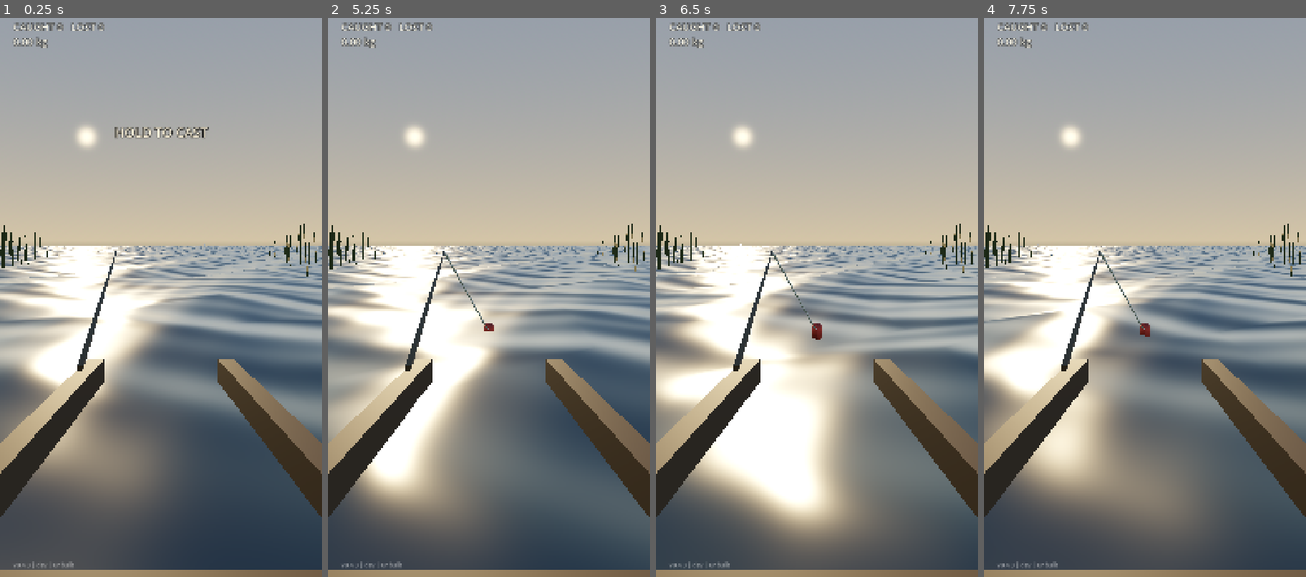
Above: before the commit, frames 1-4 (left to right).
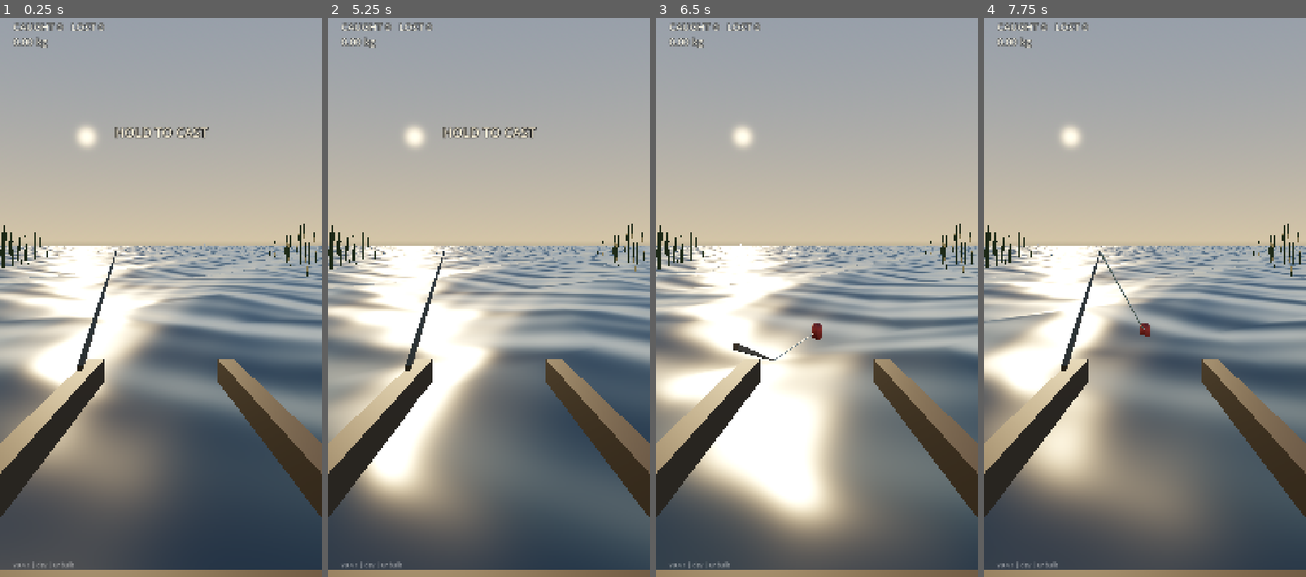
Above: after the commit, the same moments.

Repository: gideon6222/stillwater
Game: Godot game, scene res://src/game/main.tscn
Two runs of this game, one before a commit and one after it. Both use one fixed random seed, a clock stepped at 60 frames per second and the inputs below.
Inputs (mouse positions are in pixels of both pictures, inside the frame that each line leads up to):
- Up to frame 1 (0.25 s): no input
- Up to frame 2 (5.25 s): move the mouse to (559, 263) at 0.52 s; click (559, 263) at 0.67 s; move the mouse to (424, 319) at 1.27 s; click (424, 319) at 1.42 s; move the mouse to (521, 163) at 2.02 s; click (521, 163) at 2.17 s; move the mouse to (472, 403) at 2.77 s; click (472, 403) at 2.92 s; move the mouse to (585, 375) at 3.52 s; click (585, 375) at 3.67 s; move the mouse to (392, 202) at 4.27 s; click (392, 202) at 4.42 s; move the mouse to (505, 291) at 5.02 s; click (505, 291) at 5.17 s
- Up to frame 3 (6.5 s): move the mouse to (768, 146) at 5.77 s; click (768, 146) at 5.92 s
- Up to frame 4 (7.75 s): move the mouse to (1215, 263) at 6.52 s; click (1215, 263) at 6.67 s; move the mouse to (1080, 319) at 7.27 s; click (1080, 319) at 7.42 s

The runs differ from the first frame. In frame 1, less than 0.1% of the frame differs, in the area x 8-10%, y 97-99%; in frame 2, 0.5%; in frame 3, 0.5%, in the area x 8-50%, y 41-99%; in frame 4, less than 0.1%.

Commit message:
Fix three that shipped: invisible gauges, no way out, inverted rod
All three reported on the phone, all three mine, and each one had a test nearby
that was looking slightly past it.

THE GAUGES WERE NEVER VISIBLE. `visible` was being set INSIDE the draw callback,
which is a latch: a hidden Control never receives `draw` again, so the first
frame in any other state switched it off for good. Both bars anchored correctly,
sized correctly, and drew nothing. Visibility now lives in `_sync_bars`, which
runs every frame regardless.

The general form is worth keeping: **a callback must not decide whether it is
called.** Anything that gates its own invocation can only fail closed.

It also explains why the screenshot looked fine - that capture froze mid-fight,
which is the one state in which the bug cannot appear. `scripts/shot.gd` now
takes a STATE to stop at, so the short moments can be photographed on purpose
instead of by luck.

NO WAY BACK FROM A DEAD CAST. "i cant recast or anything." With a lure in the
water and no bite, `hold_cast` is refused and a tap only spooked - so there was
no route to the boat at all. `reel_in()` existed the whole time, the suite tested
it, and it passed, because nothing in the renderer ever called it.

**A way out that only the simulation knows about is not a way out.** A tap on a
dead cast now winds the line in; a tap at a NIBBLE still spooks, which is the one
place a mistimed tap should cost anything.

THE ROD WAS INVERTED. "it pushes down and flings up when you let go." A positive
X rotation points the tip DOWN in Godot, so lifting back to cast has to be
NEGATIVE and a fish bending it forward POSITIVE - both were the wrong way round.
The sign convention is now written down where it is used, and `back` and `bend`
are positive quantities meaning what they say.

New assertions for each: the gauges are visible in their own state AND come back
after being hidden; a tap on a dead cast returns to IDLE and the next cast
leaves the rod; the rod goes UP when charged, swings forward past rest on
release, and only bends down under a fish.

62 tests, 5,235 assertions, 57 smoke assertions.

Co-Authored-By: Claude Opus 5 <noreply@anthropic.com>

Diff:
--- a/scripts/shot.gd
+++ b/scripts/shot.gd
@@ -27,14 +27,27 @@
 ## **Play it, do not watch it.** A passive run is a picture of the game not
 ## being played, and the drawing paths that only fire on an impact never run.
 
+## A second argument names a STATE to stop at, which matters more than it sounds.
+##
+##   godot --path . --resolution 460x996 --script res://scripts/shot.gd -- 60 hooking
+##
+## Capturing "at 24.5 seconds" means guessing which moment of the game that is,
+## and the moments worth photographing are the short ones - the hook bar is up
+## for about three seconds a cast. Both HUD gauges shipped invisible partly
+## because the one screenshot taken of them happened to land mid-fight, which is
+## the single state in which that bug does not show.
 var _main
 var _frames := 0
 var _seconds := 12.0
+var _until := ""
 
 
 func _initialize() -> void:
-	for a in OS.get_cmdline_user_args():
-		_seconds = float(a)
+	var args := OS.get_cmdline_user_args()
+	if args.size() > 0:
+		_seconds = float(args[0])
+	if args.size() > 1:
+		_until = String(args[1])
 
 	var scene: PackedScene = load("res://src/game/main.tscn")
 	_main = scene.instantiate()
@@ -47,8 +60,12 @@
 	var step := 1.0 / 60.0
 	var mem := {}
 	for i in int(round(_seconds / step)):
+		if _until != "" and _main.sim.state == _until:
+			break
 		Policies.act(Policies.HUMAN, _main.sim, step, mem)
 		_main.advance(step, step)
+	if _until != "" and _main.sim.state != _until:
+		printerr("never reached state '%s' in %.1fs" % [_until, _seconds])
 
 
 func _process(_delta: float) -> bool:
--- a/src/changelog.gd
+++ b/src/changelog.gd
@@ -12,13 +12,13 @@
 ## refactored; one line each; newest first. Add this from day one. On an
 ## earlier game it arrived far too late to be as useful as it should have been.
 
-const VERSION := "0.4.0"
+const VERSION := "0.4.1"
 
 const RELEASES := [
 	{
-		"version": "0.4.0",
+		"version": "0.4.1",
 		"date": "2026-09-09",
-		"title": "Two minigames, and gauges you can see",
+		"title": "The gauges actually appear now",
 		"notes": [
 			"HOOK IT: a marker sweeps a bar. Tap while it is in the green.",
 			"Dead centre starts the fight already up to pressure.",
@@ -28,7 +28,9 @@
 			"When the fish RUNS the needle climbs on its own. Stop tapping.",
 			"The bar flashes just before a run. Watch for it.",
 			"Gauges are at the top now, so your thumb never covers them.",
-			"The rod lifts back to cast and only bends when a fish is on.",
+			"The rod lifts UP AND BACK to cast, then swings forward. Only a fish bends it.",
+			"Fixed: neither gauge was ever visible. They are now.",
+			"Fixed: tap to wind a dead cast back in. You could get stuck with a line out.",
 		],
 	},
 ]
--- a/src/game/main.gd
+++ b/src/game/main.gd
@@ -663,11 +663,25 @@
 	_ui.add_child(_stamp)
 
 
-## Redraw the bars. Their SIZE is anchors, so nothing here has to compute it -
-## see the note where they are built.
+## Show, hide and redraw the bars. Their SIZE is anchors, so nothing here has to
+## compute it - see the note where they are built.
+##
+## **Visibility is set HERE, never inside the draw callback.**
+##
+## It was, and it shipped. `_draw_hook_bar` began with
+## `_hook_bar.visible = (state == HOOKING)`, which is a LATCH: a hidden Control
+## never receives `draw` again, so the first frame in any other state switched it
+## off permanently and NEITHER GAUGE WAS EVER SEEN on the phone. It survived my
+## screenshot because that capture happened to freeze mid-fight - the one state
+## in which the bug cannot appear.
+##
+## The general form, worth carrying: **a callback must not decide whether it is
+## called.** Anything that gates its own invocation can only ever fail closed.
 func _sync_bars() -> void:
 	if _hook_bar == null or _tension_bar == null:
 		return
+	_hook_bar.visible = sim.state == Sim.HOOKING
+	_tension_bar.visible = sim.state == Sim.FIGHTING
 	_hook_bar.queue_redraw()
 	_tension_bar.queue_redraw()
 
@@ -679,9 +693,7 @@
 ## same numbers the rules use, so what the player aims at and what is scored
 ## cannot drift apart.
 func _draw_hook_bar() -> void:
-	var showing := sim.state == Sim.HOOKING
-	_hook_bar.visible = showing
-	if not showing:
+	if sim.state != Sim.HOOKING:
 		return
 	var w := _hook_bar.size.x
 	var h := _hook_bar.size.y
@@ -711,9 +723,7 @@
 ## needle climbs with the player's thumb completely still, and they work out on
 ## their own that the answer is to stop tapping.
 func _draw_tension_bar() -> void:
-	var showing := sim.state == Sim.FIGHTING
-	_tension_bar.visible = showing
-	if not showing:
+	if sim.state != Sim.FIGHTING:
 		return
 	var w := _tension_bar.size.x
 	var h := _tension_bar.size.y
@@ -884,43 +894,55 @@
 	if _rod == null:
 		return
 
-	var swing := 0.0   ## positive is back, over the shoulder
-	var bend := 0.0    ## positive is forward, under load
+	# SIGN CONVENTION, because getting it wrong shipped once.
+	#
+	# The rod points along its own +Z. A POSITIVE rotation about X maps
+	# (0,0,1) -> (0,-sin,cos), which points the tip DOWN. So:
+	#
+	#   negative X  =  tip up and back   (loading a cast)
+	#   positive X  =  tip down and forward   (the throw, and a fish pulling)
+	#
+	# The first version had both inverted, and the report was exactly that:
+	# "it pushes down and flings up when you let go".
+	#
+	# `back` and `bend` below are both written as POSITIVE quantities meaning
+	# what they say, and the sign is applied once, at the bottom.
+	var back := 0.0    ## degrees lifted up and behind the shoulder
+	var bend := 0.0    ## degrees the tip is pulled down and forward
 
 	match sim.state:
 		Sim.CHARGING:
-			swing = sim.charge * CAST_BACK
+			back = sim.charge * CAST_BACK
 		Sim.FLYING:
-			# The forward swing, then a settle. Starts from wherever the charge
-			# had it, throws through the rest angle, and eases back.
+			# The throw: from wherever the charge had it, forward THROUGH the
+			# rest angle. `back` goes negative here, which is the same axis
+			# continuing past zero rather than a second motion.
 			var k := clampf(sim.state_time / CAST_SWING_TIME, 0.0, 1.0)
-			var from := sim.charge * CAST_BACK
-			swing = lerpf(from, -CAST_THROW, k)
-		Sim.SINKING, Sim.WAITING, Sim.NIBBLING, Sim.HOOKING:
-			# Ease the throw out over the next moment rather than snapping back,
-			# so the cast reads as one continuous motion.
+			back = lerpf(sim.charge * CAST_BACK, -CAST_THROW, k)
+		Sim.SINKING:
+			# Ease out of the throw rather than snapping back, so the whole cast
+			# reads as one continuous motion.
 			var settle := clampf(sim.state_time / 0.45, 0.0, 1.0)
-			swing = lerpf(-CAST_THROW, 0.0, settle) if sim.state == Sim.SINKING else 0.0
+			back = lerpf(-CAST_THROW, 0.0, settle)
 		Sim.FIGHTING:
-			bend = clampf(sim.tension / Tuning.TENSION_MAX, 0.0, 1.0)
+			bend = clampf(sim.tension / Tuning.TENSION_MAX, 0.0, 1.0) * ROD_BEND
 		_:
 			pass
 
 	# A rod near breaking shivers. Cosmetic, so `randf` would be legal - but it
 	# is keyed on the sim's own clock so two screenshots of the same second are
 	# identical, which is what makes them comparable at all.
-	var shiver := 0.0
 	if sim.state == Sim.FIGHTING and sim.danger() > 0.3:
-		shiver = sin(sim.time * 47.0) * (sim.danger() - 0.3) * 3.0
-
-	var total_bend := bend * ROD_BEND + shiver
+		bend += sin(sim.time * 47.0) * (sim.danger() - 0.3) * 3.0
+
 	for i in _rod_chain.size():
-		var share: float = ROD_CURVE[i] * total_bend
+		var share: float = ROD_CURVE[i] * bend
 		if i == 0:
-			# The butt carries the whole swing plus its share of the bend.
-			_rod_chain[i].rotation_degrees = Vector3(-14.0 + swing - share, 0.0, 9.0)
+			# The butt carries the whole swing plus its share of the bend. Both
+			# are down-positive, and `back` is a lift, so it subtracts.
+			_rod_chain[i].rotation_degrees = Vector3(-14.0 - back + share, 0.0, 9.0)
 		else:
-			_rod_chain[i].rotation_degrees = Vector3(-share, 0.0, 0.0)
+			_rod_chain[i].rotation_degrees = Vector3(share, 0.0, 0.0)
 	_update_rod_tip()
 
 
--- a/src/sim/sim.gd
+++ b/src/sim/sim.gd
@@ -171,9 +171,23 @@
 			taps += 1
 			tension = clampf(tension + Tuning.TAP_KICK, 0.0, Tuning.TENSION_MAX)
 			tapped.emit()
-		WAITING, NIBBLING:
-			# Tapping at nothing puts them off. That is what makes the hook
-			# minigame a decision rather than something to mash through.
+		WAITING:
+			# **A tap on a dead cast winds the line in.** It used to spook, which
+			# left a player waiting for a bite that never came with NO way back to
+			# the boat: `hold_cast` is refused while a line is out, and tapping
+			# only reset a timer. It shipped, and the report was "I cant recast or
+			# anything".
+			#
+			# `reel_in` existed the whole time and nothing in the renderer called
+			# it. The suite checked the way out of every state the SIM has, and
+			# never that the game offered one - **a way out only the simulation
+			# knows about is not a way out.**
+			_enter(IDLE)
+			_clear_fish()
+		NIBBLING:
+			# Striking at a fish that is only interested puts it off. This is the
+			# one place a mistimed tap should cost anything, because there is
+			# something on the line to lose.
 			spook_timer = Tuning.SPOOK_TIME
 			_enter(WAITING)
 		_:
--- a/test/run_smoke.gd
+++ b/test/run_smoke.gd
@@ -119,6 +119,29 @@
 
 	var hook_bar: Control = main._hook_bar
 	var gauge: Control = main._tension_bar
+
+	# **THE GAUGE IS ACTUALLY ON SCREEN.**
+	#
+	# The assertion that was missing, and its absence shipped a build in which
+	# NEITHER gauge was ever visible. `visible` was being set inside the draw
+	# callback, which is a latch - a hidden Control never receives `draw` again,
+	# so the first frame in any other state switched it off for good. Every
+	# property below still passed, because anchors and offsets are correct on a
+	# control nobody can see.
+	#
+	# So: check it is showing when it should be, AND that it comes back after
+	# being hidden, which is the half a single snapshot cannot catch.
+	_t.ok(gauge.visible, "the tension gauge is not visible during a fight")
+	_t.ok(not hook_bar.visible, "the hook bar is still up during a fight")
+
+	main.freeze(1)
+	main.advance(0.1)
+	_t.ok(not gauge.visible, "the tension gauge is up before anything is hooked")
+	_t.ok(_drive_until(main, Sim.HOOKING, 180.0), "the hook bar can be reached")
+	_t.ok(hook_bar.visible, "the hook bar never comes back once it has been hidden")
+
+	_t.ok(_drive_until(main, Sim.FIGHTING, 180.0), "a fish can be hooked again")
+	_t.ok(gauge.visible, "the tension gauge never comes back once it has been hidden")
 
 	# Both live in the TOP third. A readout the thumb can rest on is the whole of
 	# the first note.
@@ -178,11 +201,29 @@
 	var bend: float = main.rod_bend_degrees()
 	_t.lt(bend, 1.0, "the rod BENDS while being charged - a cast is a swing, not a load")
 
-	# And the butt has actually moved, so it is swinging rather than doing
-	# nothing at all.
+	# And it lifts UP AND BACK, not down.
+	#
+	# The direction is the whole of the note this test exists for: "the rod
+	# should be straight initially lift the rod up and back... but it pushes down
+	# and flings up when you let go". A positive X rotation points the tip DOWN
+	# in Godot, so lifting back has to make the angle MORE NEGATIVE than rest.
 	var butt: Node3D = main._rod
-	_t.gt(butt.rotation_degrees.x, -14.0 + 5.0,
-		"the rod does not lift back when the cast is charged")
+	_t.lt(butt.rotation_degrees.x, -14.0 - 5.0,
+		"the rod goes DOWN when the cast is charged - the sign is inverted")
+
+	# Then the release throws it forward, past the rest angle.
+	main.sim.release_cast()
+	main.advance(0.12)
+	_t.eq(main.sim.state, Sim.FLYING, "the cast did not go")
+	_t.gt(butt.rotation_degrees.x, -14.0,
+		"the rod does not swing FORWARD through the rest angle on release")
+
+	# And a fish bends it the other way from the lift - down and forward.
+	_t.ok(_drive_until(main, Sim.FIGHTING, 180.0), "a fish can be hooked")
+	_t.gt(main.rod_bend_degrees(), 0.0, "a hooked fish does not bend the rod")
+	var tip_seg: Node3D = main._rod_chain[main.ROD_SEGMENTS - 1]
+	_t.gt(tip_seg.rotation_degrees.x, 0.0,
+		"the rod bends UP under load - a fish pulls the tip down and forward")
 
 
 ## The controls must be ANCHORED to the viewport, never placed at a literal
--- a/test/test_sim.gd
+++ b/test/test_sim.gd
@@ -72,6 +72,44 @@
 	t.ok(_drive_to(s, Sim.WAITING, 20.0), "the lure reaches fishing depth")
 	t.approx(s.lure_depth, Tuning.BED_DEPTH, 1e-3, "it settles on the bottom")
 	t.ok(s.state != Sim.SINKING, "and stops sinking")
+
+
+## THE WAY OUT OF A DEAD CAST, through the seam a thumb actually uses.
+##
+## This shipped broken and the report was "I cant recast or anything". The
+## simulation had `reel_in()` the whole time, the suite tested it, and it passed
+## - but nothing in the renderer ever called it, and a tap while waiting only
+## spooked. So the player had a line in the water, no bite, and no route back to
+## the boat at all.
+##
+## **A way out that only the simulation knows about is not a way out.** The test
+## that matters drives the call the touch handler drives, which is `tap`.
+func test_tapping_a_dead_cast_winds_it_back_in(t: TestHarness) -> void:
+	var s := Sim.new(1)
+	s.hold_cast()
+	s.release_cast()
+	t.ok(_drive_to(s, Sim.WAITING, 20.0), "the lure reaches fishing depth")
+
+	s.tap()
+	t.eq(s.state, Sim.IDLE, "a tap on a dead cast leaves the line in the water")
+	t.approx(s.lure_depth, 0.0, 1e-6, "the lure did not come back up")
+
+	# And casting again has to work immediately afterwards.
+	s.hold_cast()
+	t.eq(s.state, Sim.CHARGING, "the player still cannot start another cast")
+	_step(s, 0.4)
+	s.release_cast()
+	t.eq(s.state, Sim.FLYING, "the second cast never leaves the rod")
+
+
+## But a tap at a fish that IS interested still costs something, or the hook
+## minigame is not a decision.
+func test_tapping_at_a_nibble_still_spooks(t: TestHarness) -> void:
+	var s := Sim.new(1)
+	t.ok(_drive_to(s, Sim.NIBBLING, 40.0), "a fish gets interested")
+	s.tap()
+	t.eq(s.state, Sim.WAITING, "striking early did not put the fish off")
+	t.gt(s.spook_timer, 0.0, "and there is no cost to doing it")
 
 
 func test_a_cast_cannot_be_started_during_a_fight(t: TestHarness) -> void:
Not shown, changed: export_presets.cfg
Not shown, changed: NOTES.md
